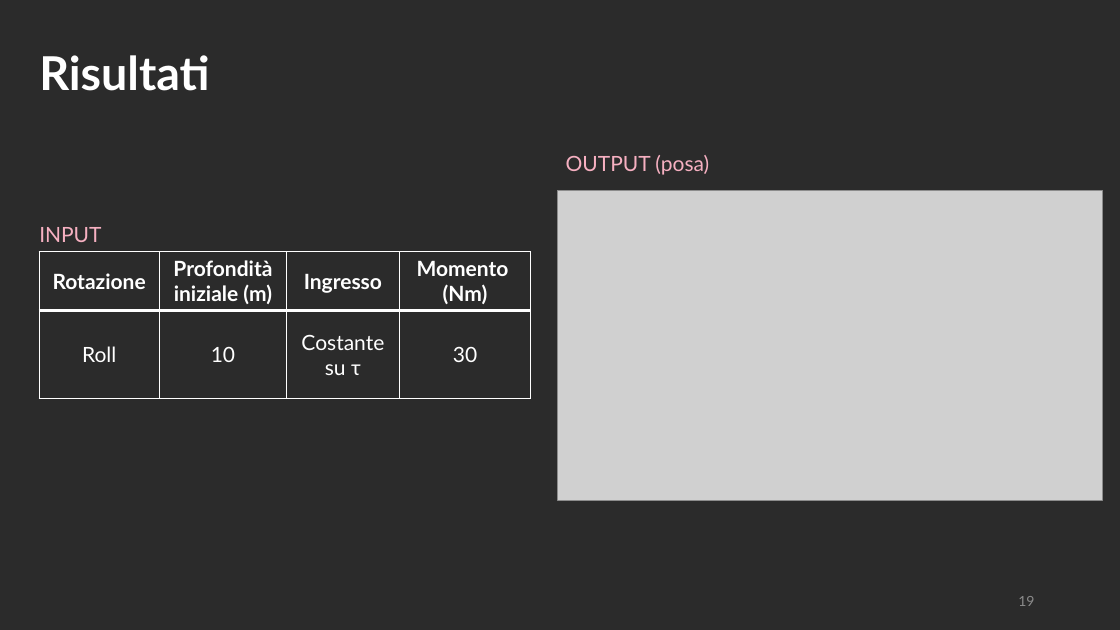
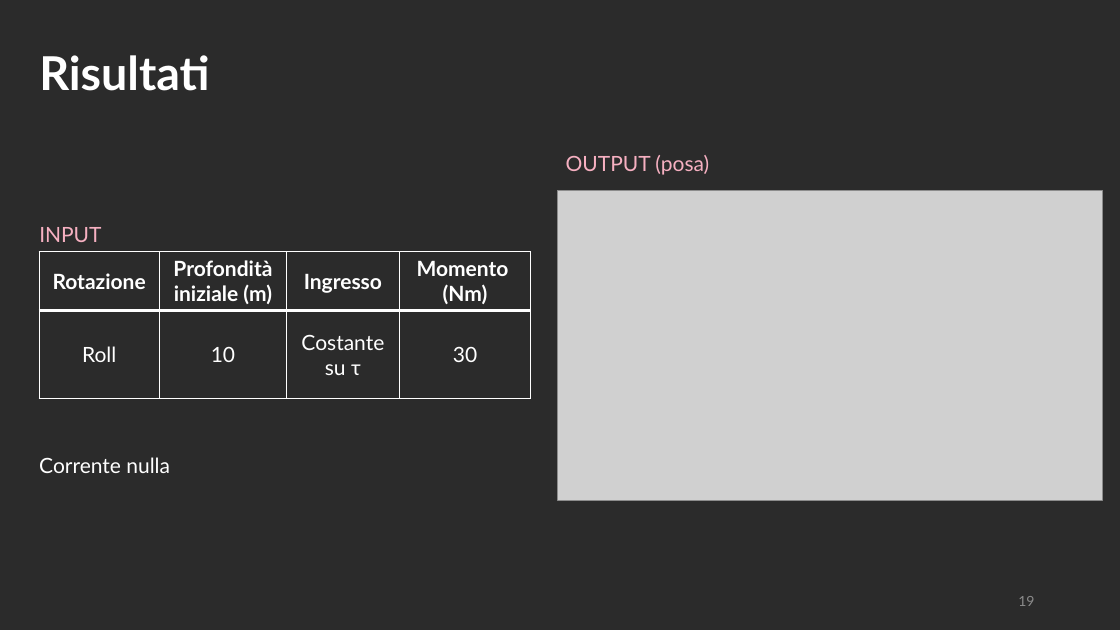
Before and after one commit to polifab/Subacquei_modello, a slide deck: slide 19 of presentazione.pptx. Drawn at 1120x630 pixels with LibreOffice and Linux fonts; fonts in the diff are those of the drawing; grey boxes stand for pictures; background and template pictures are left out; a plain dark background stands for a picture behind light text. Boxes give left, top, right and bottom in pixels: in the first picture for what was removed or moved away, otherwise in the second. Text is boxed around its words. In the diff, an @@ line names an element or a change of style, - is before the commit and + after.

```diff
--- a/presentazione.pptx
+++ b/presentazione.pptx
@@ text added at (39,457,170,473), 18 pt, text #FFFFFF @@
+Corrente nulla
```
Also in this commit, not shown: 13 other slides changed, 1 other file.
